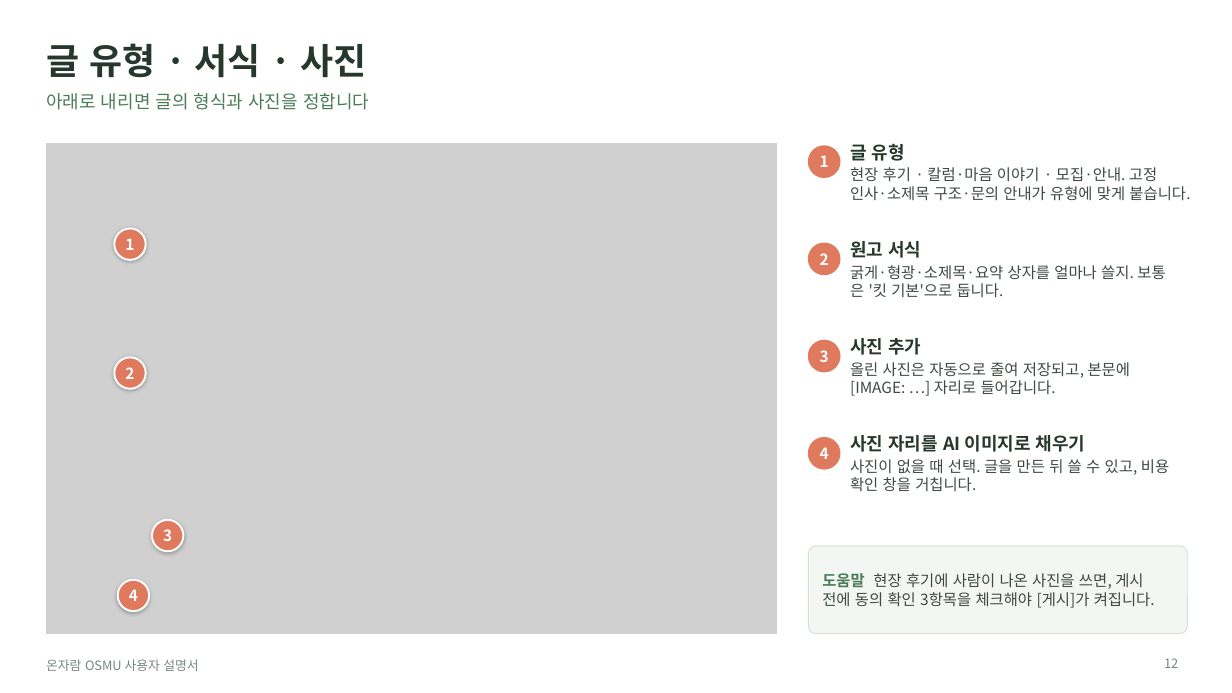
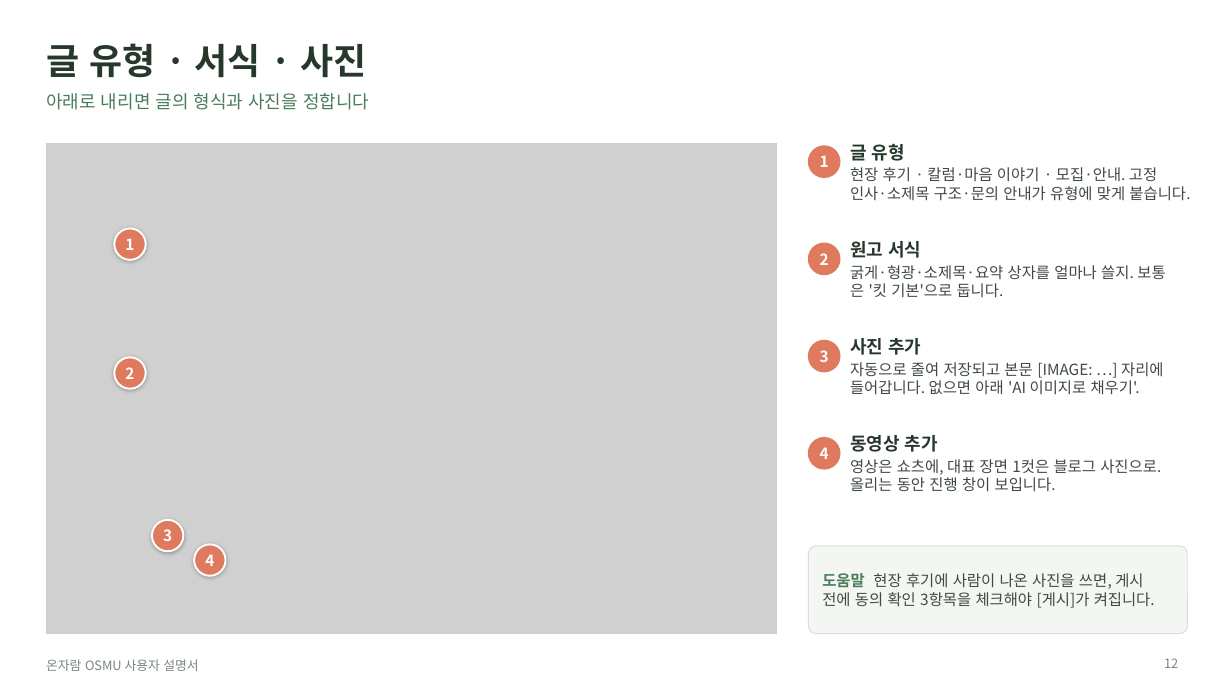
Before and after one commit to JaewooLee-AI/OSMU_onjaram, a slide deck: slide 12 of docs/manual/온자람_OSMU_사용자설명서.pptx. Drawn at 1232x693 pixels with LibreOffice and Linux fonts; fonts in the diff are those of the drawing; grey boxes stand for pictures. Boxes give left, top, right and bottom in pixels: in the first picture for what was removed or moved away, otherwise in the second. Text is boxed around its words. In the diff, an @@ line names an element or a change of style, - is before the commit and + after.

```diff
--- a/docs/manual/온자람_OSMU_사용자설명서.pptx
+++ b/docs/manual/온자람_OSMU_사용자설명서.pptx
@@ text at [850, 362, 1163, 395]: text changed @@
-올린 사진은 자동으로 줄여 저장되고, 본문에 [IMAGE: …] 자리로 들어갑니다.
+자동으로 줄여 저장되고 본문 [IMAGE: …] 자리에 들어갑니다. 없으면 아래 'AI 이미지로 채우기'.
@@ text at [850, 435, 1161, 492]: text changed @@
-사진 자리를 AI 이미지로 채우기
-사진이 없을 때 선택. 글을 만든 뒤 쓸 수 있고, 비용 확인 창을 거칩니다.
+동영상 추가
+영상은 쇼츠에, 대표 장면 1컷은 블로그 사진으로. 올리는 동안 진행 창이 보입니다.
@@ text "4": place and size @@
-text "4" at [129, 589, 138, 601]
+text "4" at [205, 554, 214, 566]
@@ ellipse: place and size @@
-ellipse at [117, 579, 149, 611]
+ellipse at [194, 544, 226, 576]
```
Also in this commit, not shown: 9 other slides changed, 3 slides added, 1 slide removed, 7 other files.
